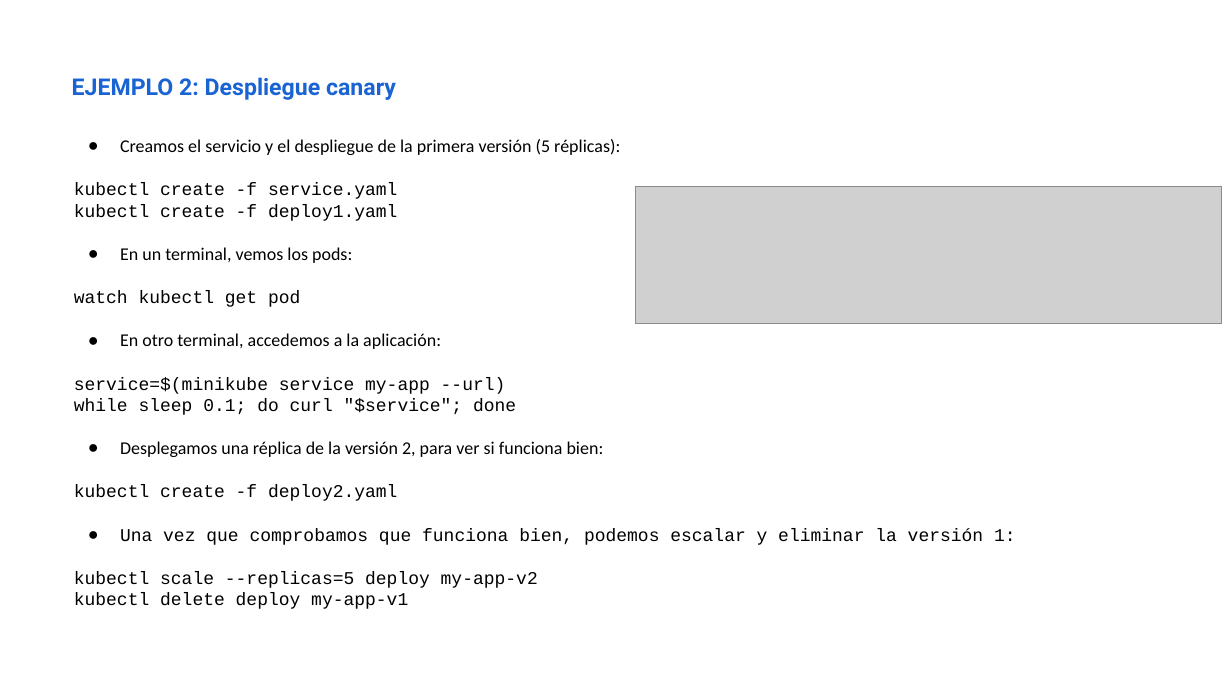
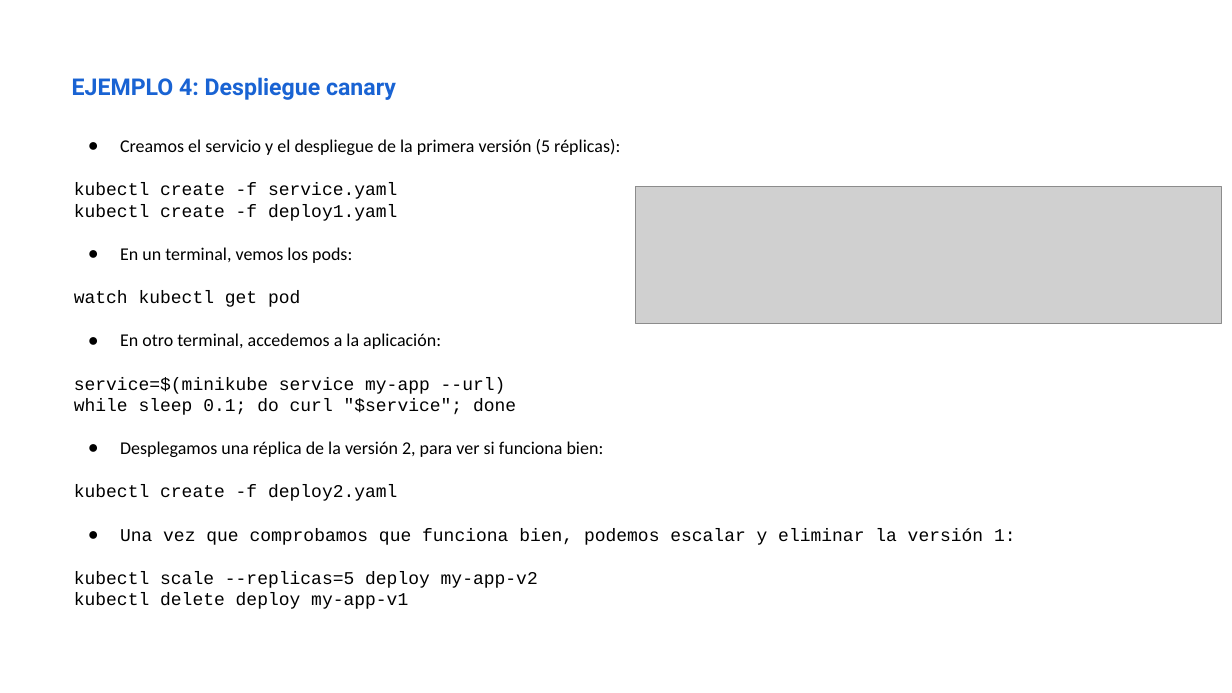
Before and after one commit to iesgn/curso_kubernetes_2020, a slide deck: slide 5 of unidad4/presentacion_unidad4.odp (slide 4 before the commit). Drawn at 1232x693 pixels with LibreOffice and Linux fonts; fonts in the diff are those of the drawing; grey boxes stand for pictures. Boxes give left, top, right and bottom in pixels: in the first picture for what was removed or moved away, otherwise in the second. Text is boxed around its words. In the diff, an @@ line names an element or a change of style, - is before the commit and + after.

Commit message:
Reordeno ejemplos unidad 4

```diff
--- a/unidad4/presentacion_unidad4.odp
+++ b/unidad4/presentacion_unidad4.odp
@@ text at [72, 77, 396, 100]: text changed @@
-EJEMPLO 2: Despliegue canary
+EJEMPLO 4: Despliegue canary
```
Also in this commit, not shown: 3 other slides changed, 1 slide added, 22 other files.
